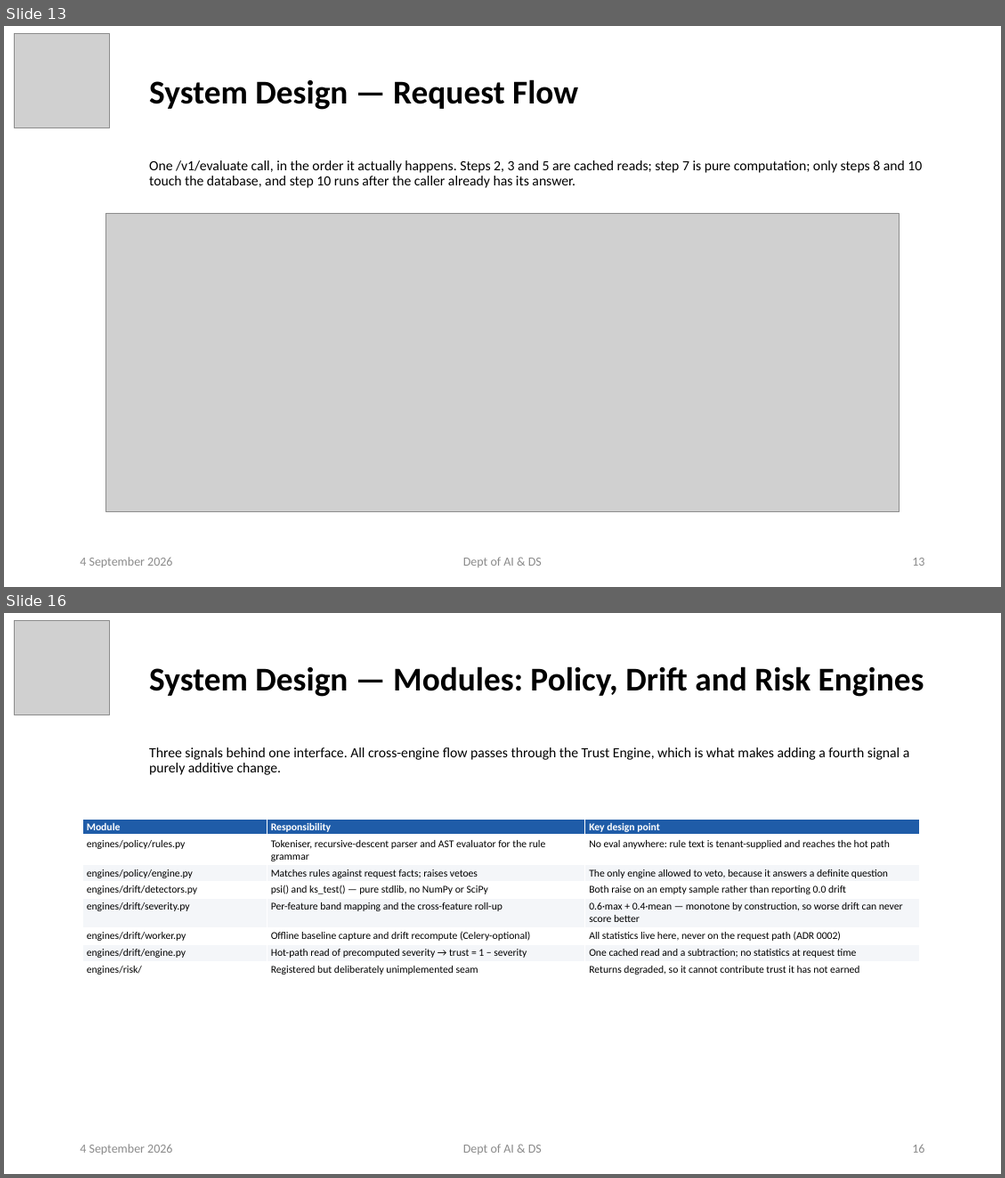
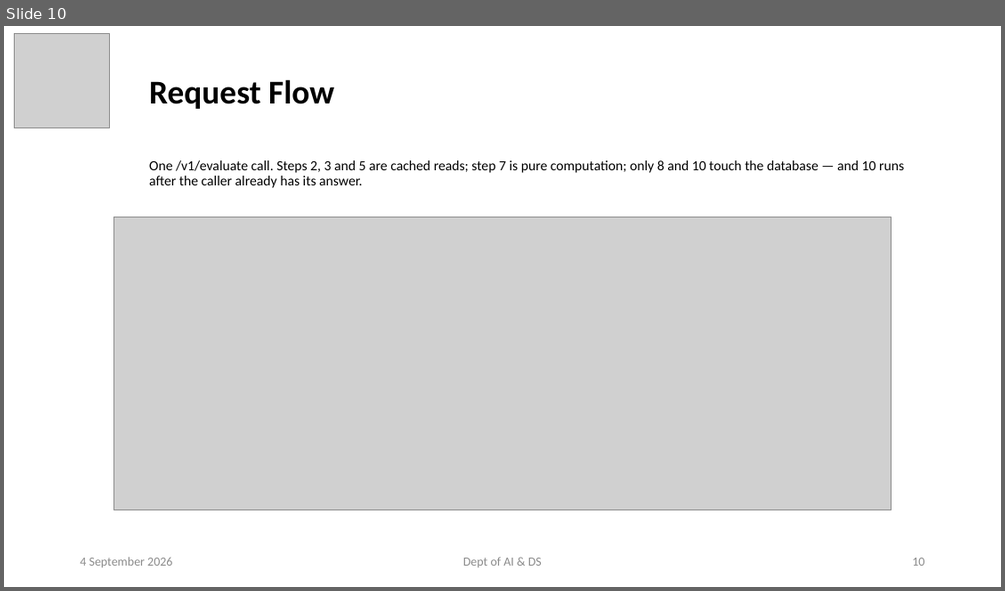
Before and after one commit to ayushpandey0201/custos, a slide deck: docs/presentations/Custos_Phase2_Review1.pptx. Shown one above the other, each under a label of ours: slides 13 and 16 before the commit, slide 10 after it; the slides between them are not shown. The pictures are 1005x1178 and 1005x591 pixels, drawn with LibreOffice and Linux fonts; fonts in the diff are those of the drawing; grey boxes stand for pictures. Boxes give left, top, right and bottom in pixels: in the first picture for what was removed or moved away, otherwise in the second. Text is boxed around its words. In the diff, an @@ line names an element or a change of style, - is before the commit and + after.

```diff
--- a/docs/presentations/Custos_Phase2_Review1.pptx
+++ b/docs/presentations/Custos_Phase2_Review1.pptx
@@ slide 16 removed at <box>4,613,1001,1174</box>, background #FFFFFF @@
@@ picture removed at <box>15,620,109,714</box> @@
@@ title removed at <box>149,666,924,697</box> @@
-System Design — Modules: Policy, Drift and Risk Engines
@@ subtitle removed at <box>149,747,910,775</box> @@
-Three signals behind one interface. All cross-engine flow passes through the Trust Engine, which is what makes adding a fourth signal a purely additive change.
@@ table removed at <box>82,819,920,978</box>, 8 rows, 3 columns @@
-Module | Responsibility | Key design point
-engines/policy/rules.py | Tokeniser, recursive-descent parser and AST evaluator for the rule grammar | No eval anywhere: rule text is tenant-supplied and reaches the hot path
-engines/policy/engine.py | Matches rules against request facts; raises vetoes | The only engine allowed to veto, because it answers a definite question
-engines/drift/detectors.py | psi() and ks_test() — pure stdlib, no NumPy or SciPy | Both raise on an empty sample rather than reporting 0.0 drift
-engines/drift/severity.py | Per-feature band mapping and the cross-feature roll-up | 0.6·max + 0.4·mean — monotone by construction, so worse drift can never score better
-engines/drift/worker.py | Offline baseline capture and drift recompute (Celery-optional) | All statistics live here, never on the request path (ADR 0002)
-engines/drift/engine.py | Hot-path read of precomputed severity → trust = 1 − severity | One cached read and a subtraction; no statistics at request time
-engines/risk/ | Registered but deliberately unimplemented seam | Returns degraded, so it cannot contribute trust it has not earned
@@ text removed at <box>80,1143,172,1154</box> @@
-4 September 2026
@@ text removed at <box>463,1143,542,1154</box> @@
-Dept of AI & DS
@@ page number removed at <box>912,1144,924,1152</box> @@
-16
@@ what was slide 13 is now slide 10 @@
@@ slide 10 changed as well @@
@@ title at <box>149,79,334,109</box>: text changed @@
-System Design — Request Flow
+Request Flow
@@ subtitle at <box>149,160,904,188</box>: text changed @@
-One /v1/evaluate call, in the order it actually happens. Steps 2, 3 and 5 are cached reads; step 7 is pure computation; only steps 8 and 10 touch the database, and step 10 runs after the caller already has its answer.
+One /v1/evaluate call. Steps 2, 3 and 5 are cached reads; step 7 is pure computation; only 8 and 10 touch the database — and 10 runs after the caller already has its answer.
@@ picture: place and size @@
-picture at <box>106,213,899,512</box>
+picture at <box>114,216,891,510</box>
@@ page number at <box>912,557,924,565</box>: text changed @@
-13
+10
```
Also in this commit, not shown: 14 other slides changed, 1 slide added, 15 other slides removed, 7 other files.
